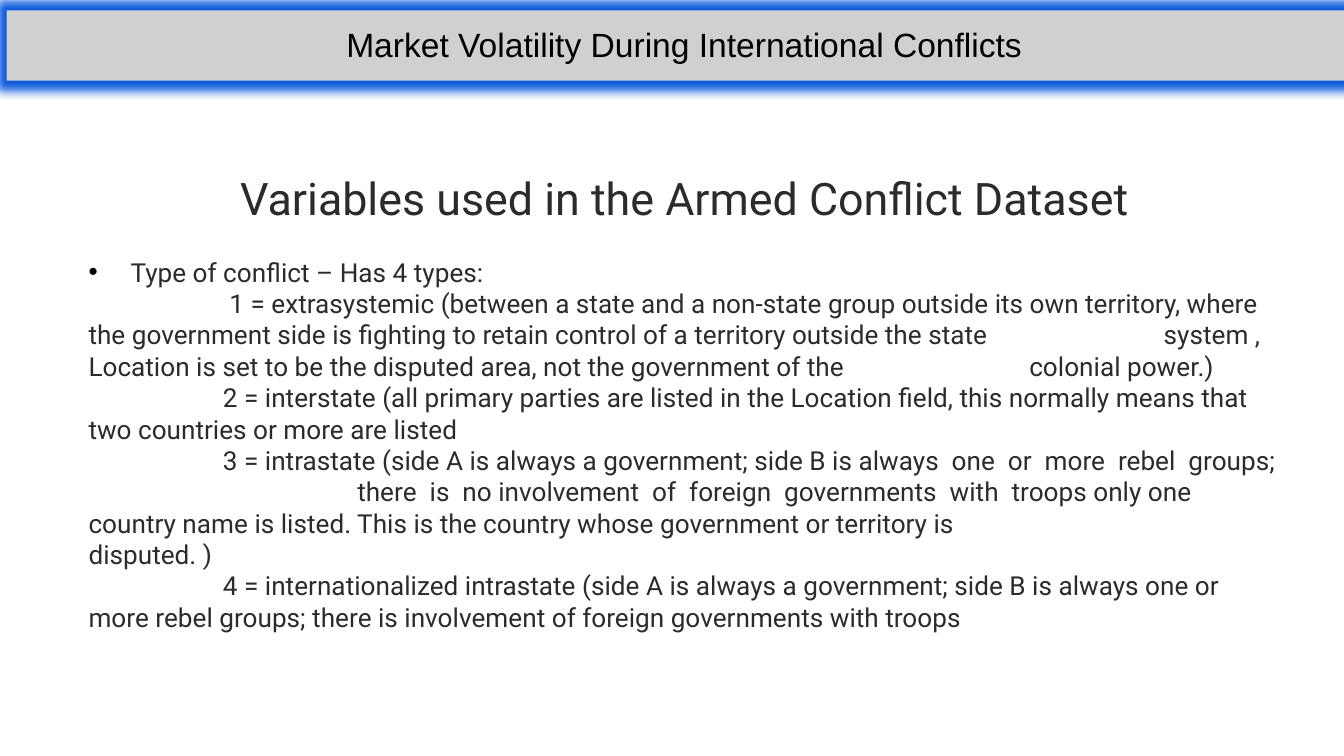
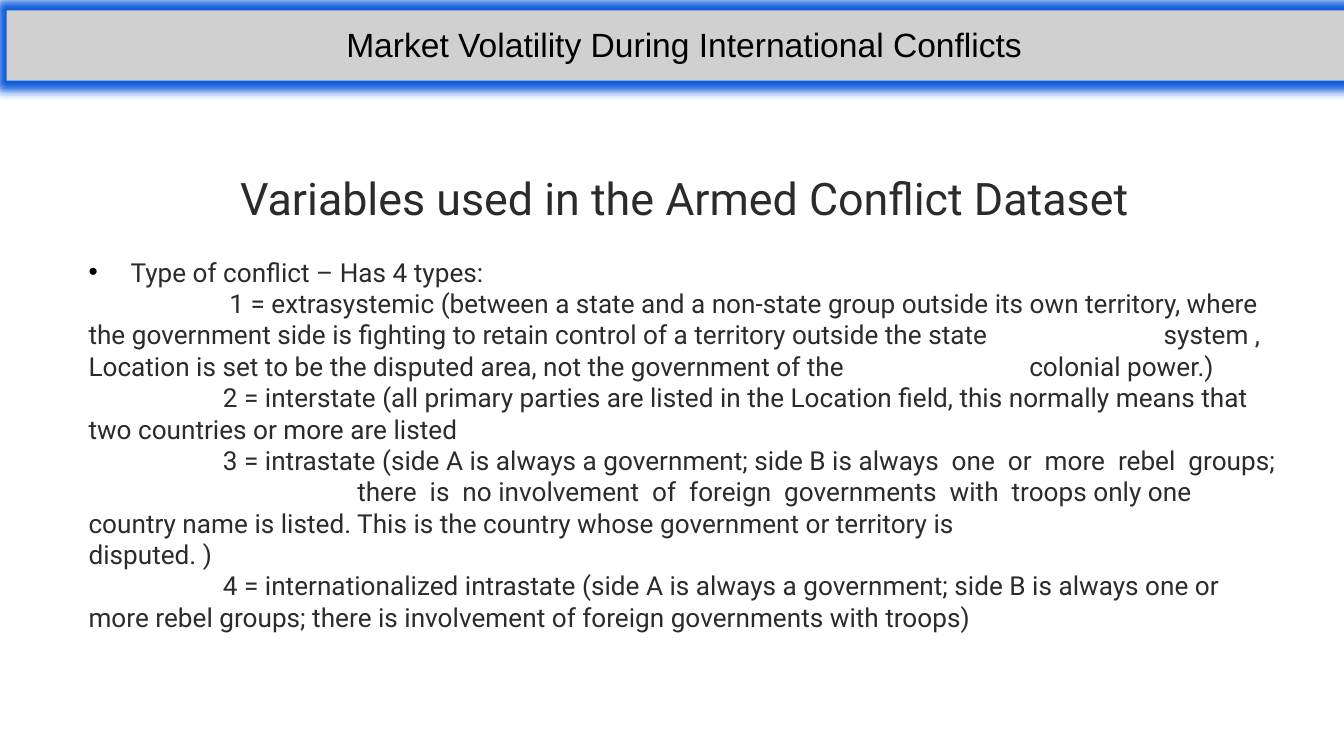
Before and after one commit to THeath15/Team1--Project, a slide deck: slide 8 of Group1 presentation revised 3.pptx. Drawn at 1344x756 pixels with LibreOffice and Linux fonts; fonts in the diff are those of the drawing; grey boxes stand for pictures; background and template pictures are left out. Boxes give left, top, right and bottom in pixels: in the first picture for what was removed or moved away, otherwise in the second. Text is boxed around its words. In the diff, an @@ line names an element or a change of style, - is before the commit and + after.

```diff
--- a/Group1 presentation revised 3.pptx
+++ b/Group1 presentation revised 3.pptx
@@ text at bbox=[89, 574, 1219, 633]: text changed @@
-4 = internationalized intrastate (side A is always a government; side B is always one or more rebel groups; there is involvement of foreign governments with troops
+4 = internationalized intrastate (side A is always a government; side B is always one or more rebel groups; there is involvement of foreign governments with troops)
```
Also in this commit, not shown: 4 other slides changed.
